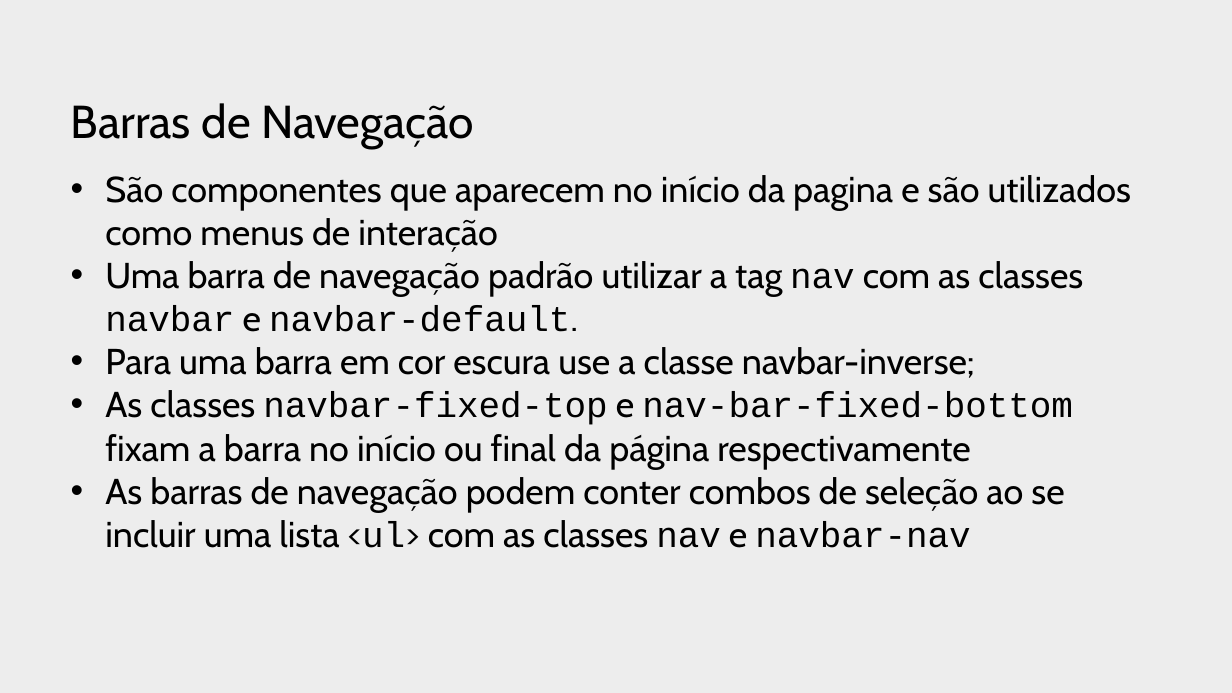
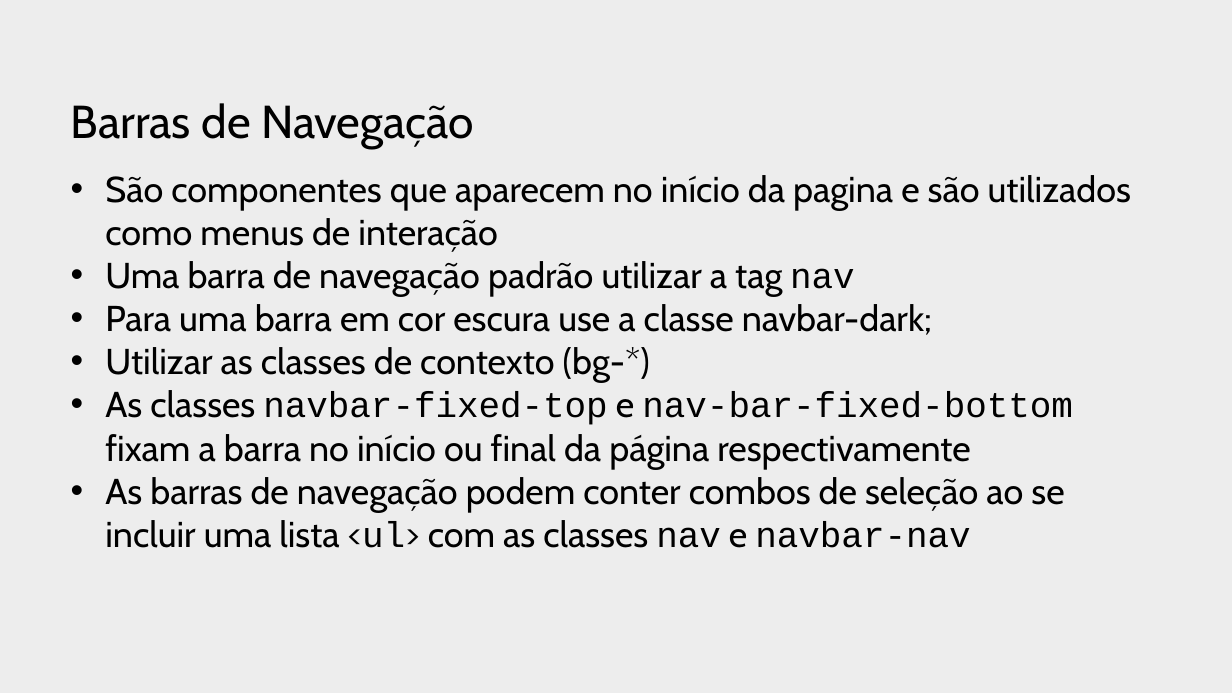
Before and after one commit to profJulioMomente/LTP2_3SI, a slide deck: slide 31 of 2018/2018.05.08-TheFoundations-BootStrap.pptx. Drawn at 1232x693 pixels with LibreOffice and Linux fonts; fonts in the diff are those of the drawing; background and template pictures are left out. Boxes give left, top, right and bottom in pixels: in the first picture for what was removed or moved away, otherwise in the second. Text is boxed around its words. In the diff, an @@ line names an element or a change of style, - is before the commit and + after.

```diff
--- a/2018/2018.05.08-TheFoundations-BootStrap.pptx
+++ b/2018/2018.05.08-TheFoundations-BootStrap.pptx
@@ text at (105,261,932,383): text changed @@
-• Uma barra de navegação padrão utilizar a tag nav com as classes navbar e navbar-default.
-• Para uma barra em cor escura use a classe navbar-inverse;
+• Uma barra de navegação padrão utilizar a tag nav
+• Para uma barra em cor escura use a classe navbar-dark;
+• Utilizar as classes de contexto (bg-*)
```
Also in this commit, not shown: 1 other slide changed, 3 slides added, 6 slides removed, 3 other files.
